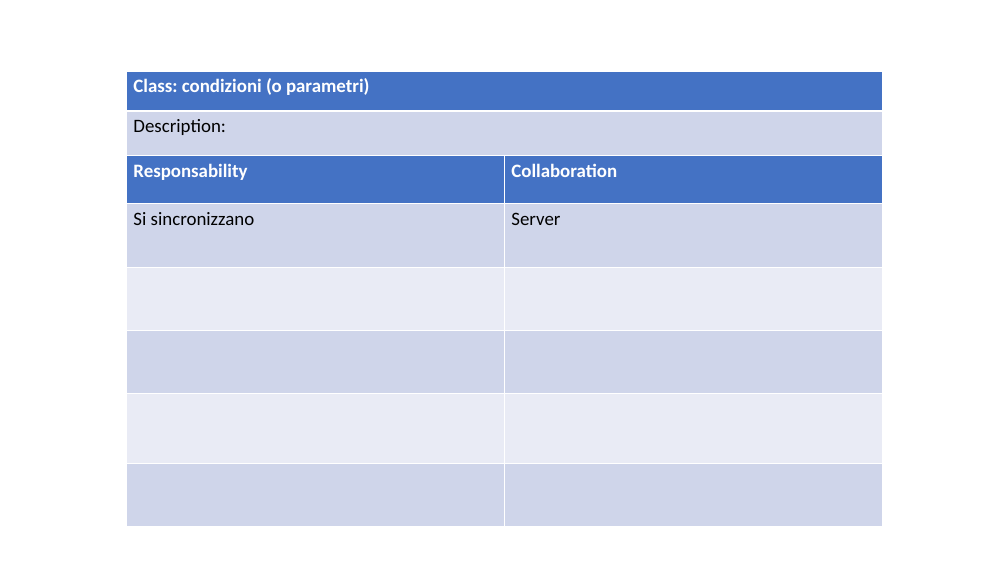
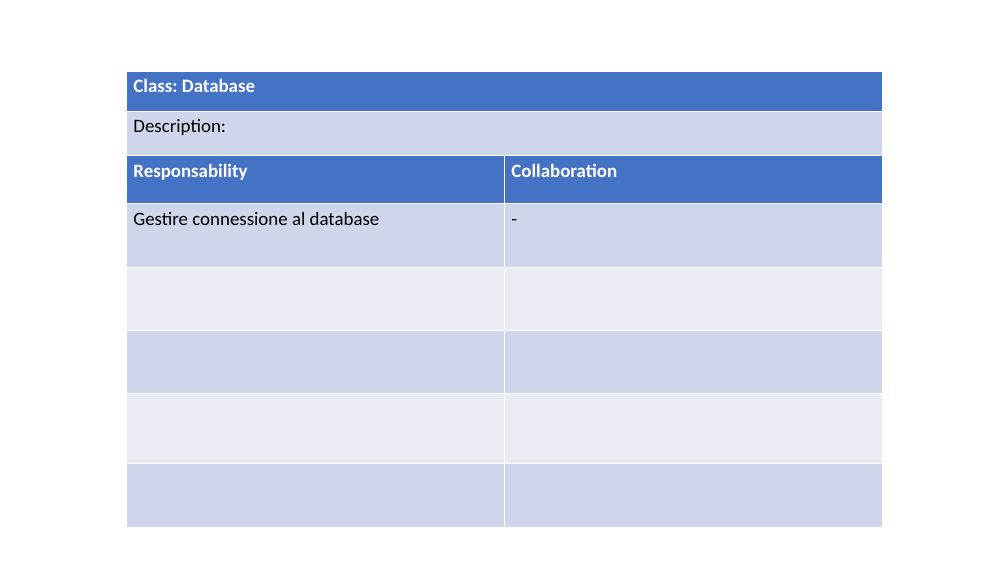
Before and after one commit to ecorradini/ProgettoIDS, a slide deck: slide 3 of AnalisiRequisiti/CRC/UT3/UT3.ppt (slide 6 before the commit). Drawn at 1008x567 pixels with LibreOffice and Linux fonts; fonts in the diff are those of the drawing. Boxes give left, top, right and bottom in pixels: in the first picture for what was removed or moved away, otherwise in the second. Text is boxed around its words. In the diff, an @@ line names an element or a change of style, - is before the commit and + after.

```diff
--- a/AnalisiRequisiti/CRC/UT3/UT3.ppt
+++ b/AnalisiRequisiti/CRC/UT3/UT3.ppt
@@ table at <box>126,71,882,156</box> @@
-row 1, column 1: Class: condizioni (o parametri)
+row 1, column 1: Class: Database
@@ line spacing 1 to 0.98 @@
@@ borders changed @@
@@ table at <box>126,155,882,526</box> @@
-row 2, column 1: Si sincronizzano
+row 2, column 1: Gestire connessione al database
-row 2, column 2: Server
+row 2, column 2: -
@@ line spacing 1 to 0.98 @@
@@ borders changed @@
```
Also in this commit, not shown: 3 other slides changed, 6 slides added, 3 slides removed.
